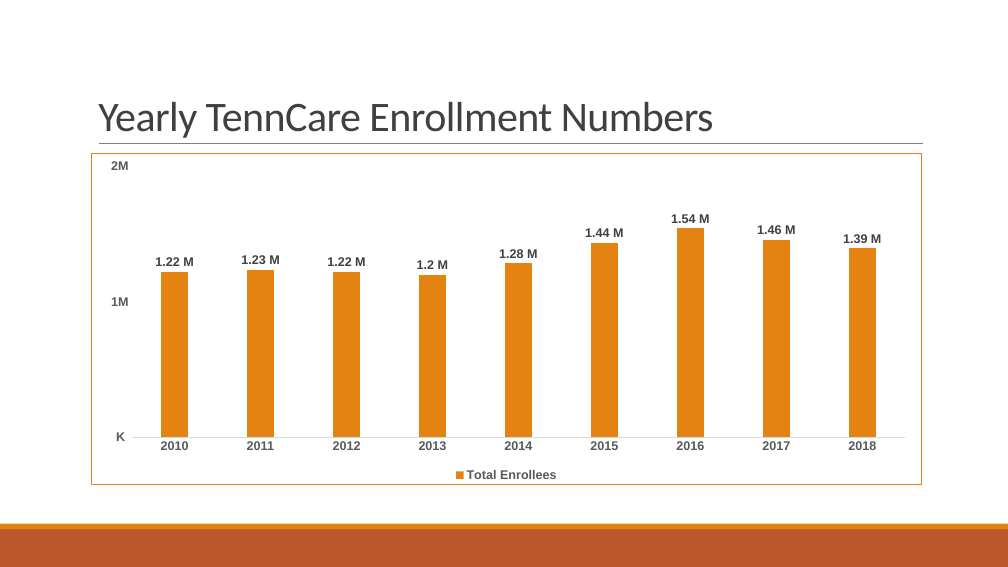
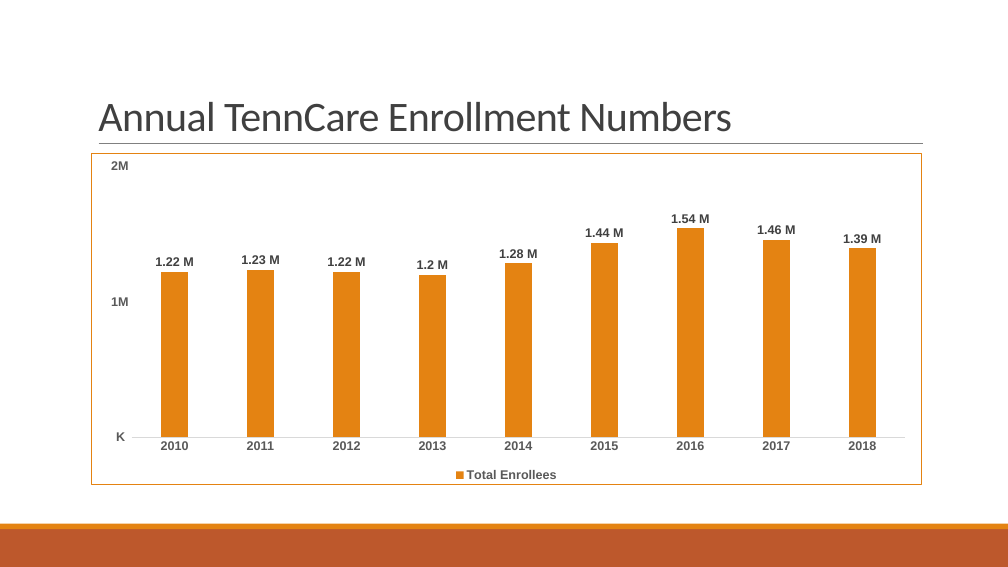
Before and after one commit to bryanclanton/TennCare-Enrollment-Analysis, a slide deck: slide 6 of Impacts to TennCare.pptx. Drawn at 1008x567 pixels with LibreOffice and Linux fonts; fonts in the diff are those of the drawing. Boxes give left, top, right and bottom in pixels: in the first picture for what was removed or moved away, otherwise in the second. Text is boxed around its words. In the diff, an @@ line names an element or a change of style, - is before the commit and + after.

```diff
--- a/Impacts to TennCare.pptx
+++ b/Impacts to TennCare.pptx
@@ title at (x1=98, y1=102, x2=732, y2=132): text changed @@
-Yearly TennCare Enrollment Numbers
+Annual TennCare Enrollment Numbers
```
Also in this commit, not shown: 1 other file.
